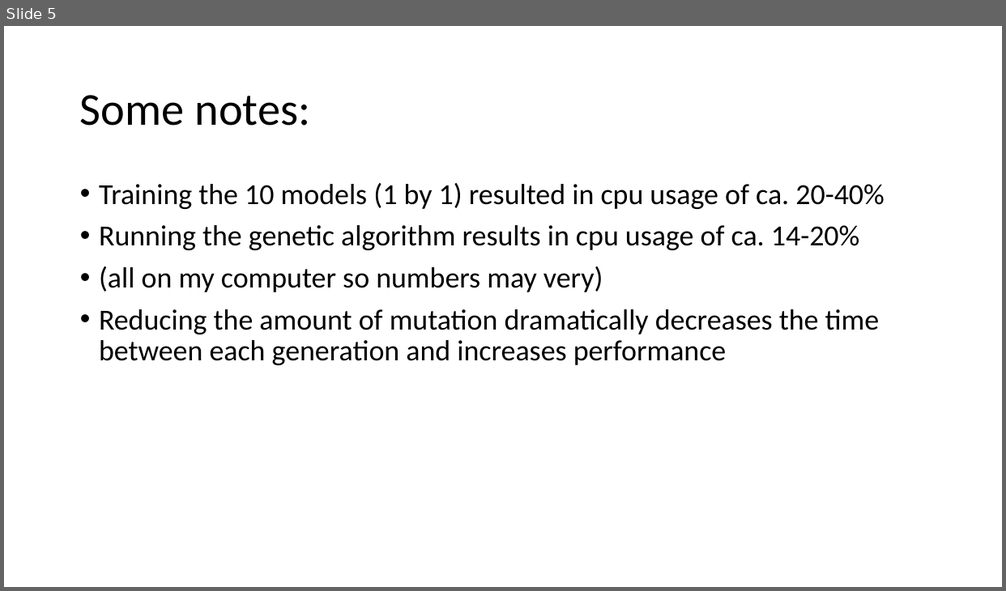
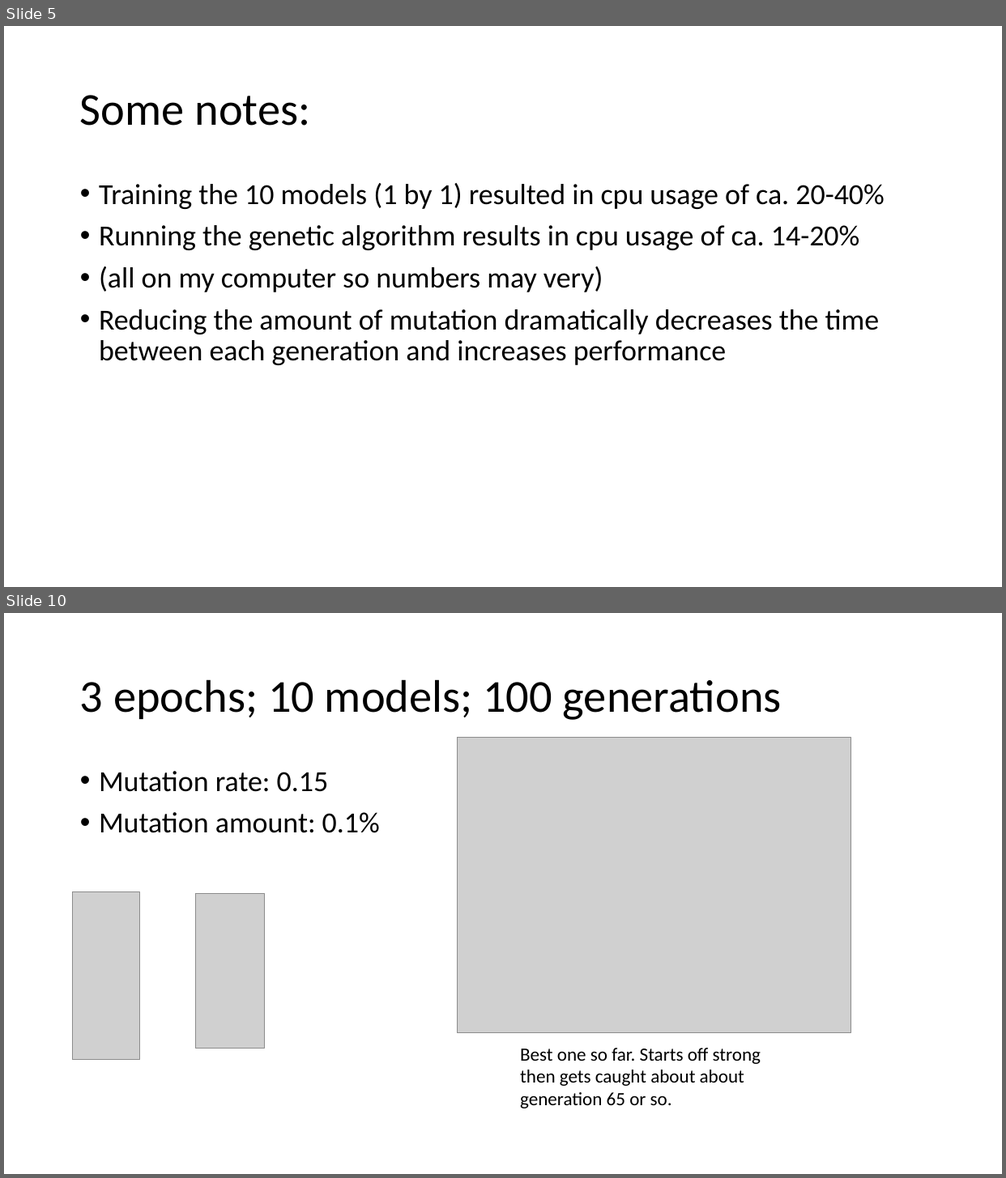
Before and after one commit to cewinharhar/becs4, a slide deck: DataTesting with different hyperparameters.pptx. Shown one above the other, each under a label of ours: slide 5 before the commit, slides 5 and 10 after it; the slides between them are not shown. The pictures are 1006x591 and 1006x1178 pixels, drawn with LibreOffice and Linux fonts; fonts in the diff are those of the drawing; grey boxes stand for pictures. Boxes give left, top, right and bottom in pixels: in the first picture for what was removed or moved away, otherwise in the second. Text is boxed around its words. In the diff, an @@ line names an element or a change of style, - is before the commit and + after.

Commit message:
everything now works but at 0.15 took like 150 generations to start increasing

```diff
--- a/DataTesting with different hyperparameters.pptx
+++ b/DataTesting with different hyperparameters.pptx
@@ slide 10 added at [4,613,1002,1174], background #FFFFFF @@
@@ title added at [80,679,782,720], 44 pt, text #000000 @@
+3 epochs; 10 models; 100 generations
@@ picture added at [457,738,850,1033] @@
@@ text added at [99,771,380,833], 28 pt, text #000000 @@
+• Mutation rate: 0.15
+• Mutation amount: 0.1%
@@ picture added at [73,892,140,1060] @@
@@ picture added at [196,894,265,1048] @@
@@ text added at [520,1048,761,1109], 18 pt, text #000000 @@
+Best one so far. Starts off strong then gets caught about about generation 65 or so.
```
Also in this commit, not shown: 27 other slides added, 3 other files.
